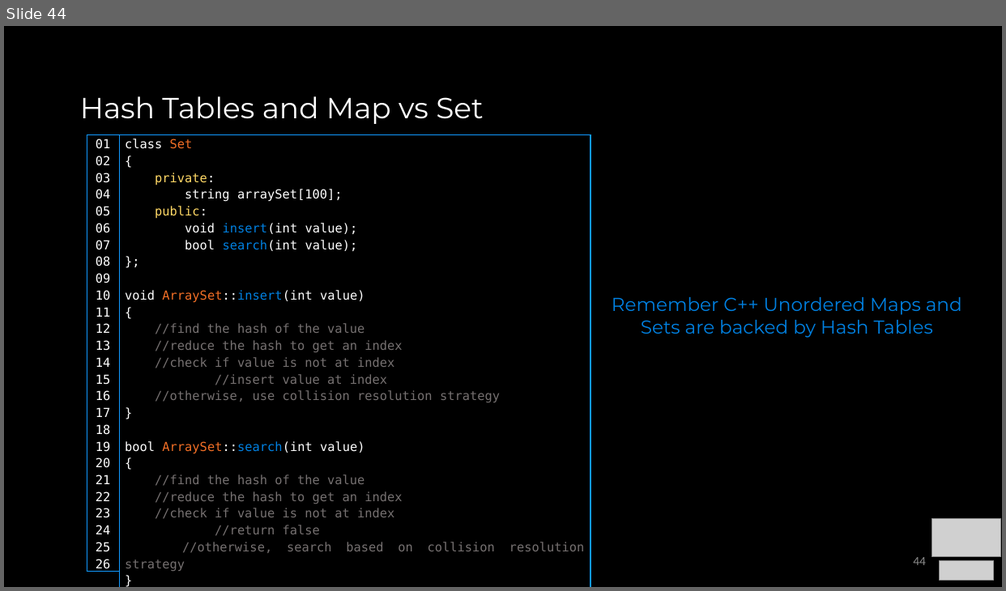
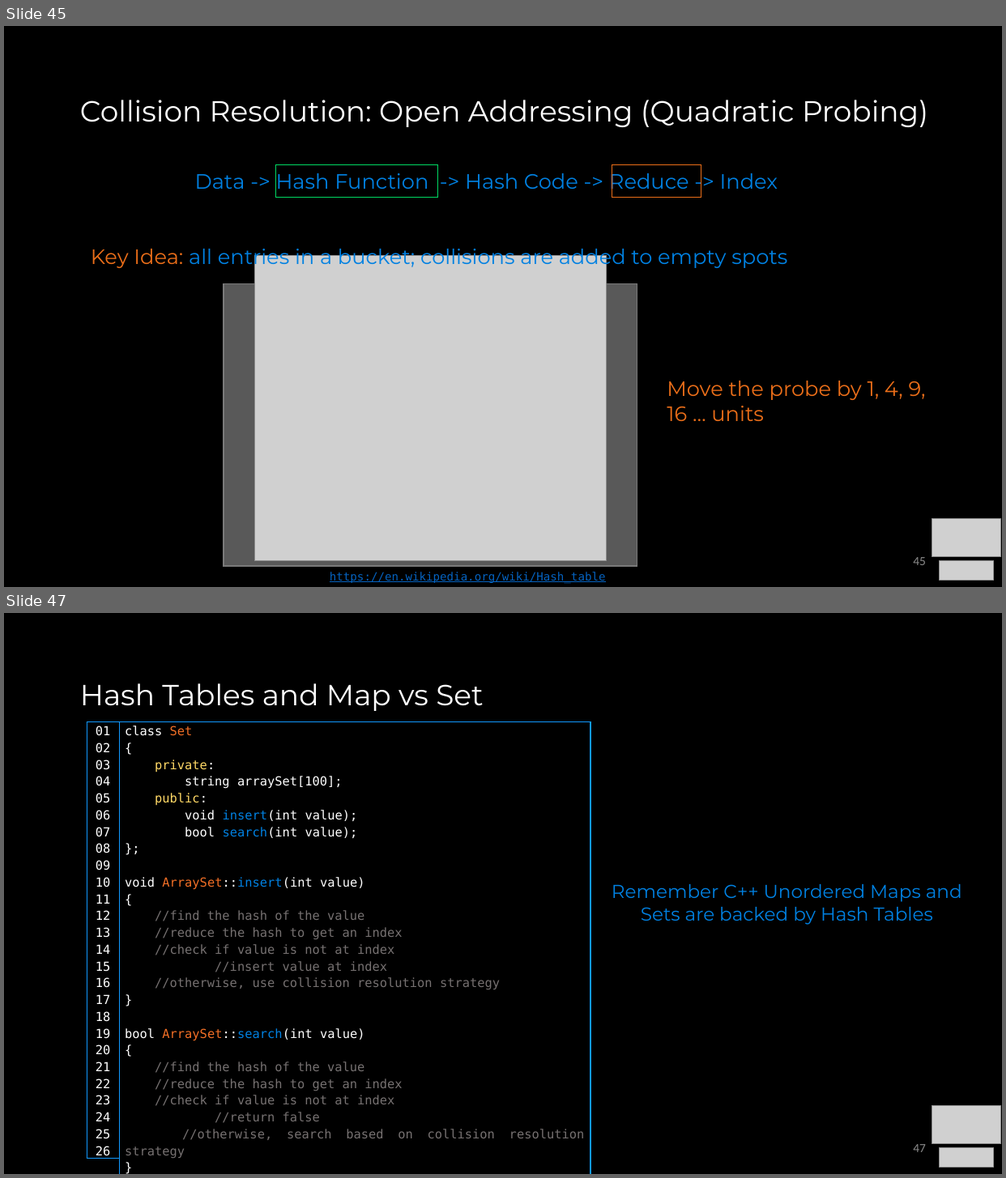
Before and after one commit to COP3530/Instructional-Content, a slide deck: Slides-PPT/7 - Sets, Maps, HashTables.pptx. Shown one above the other, each under a label of ours: slide 44 before the commit, slides 45 and 47 after it; the slides between them are not shown. The pictures are 1006x591 and 1006x1178 pixels, drawn with LibreOffice and Linux fonts; fonts in the diff are those of the drawing; grey boxes stand for pictures. Boxes give left, top, right and bottom in pixels: in the first picture for what was removed or moved away, otherwise in the second. Text is boxed around its words. In the diff, an @@ line names an element or a change of style, - is before the commit and + after.

Commit message:
sets updated collision resolution strategies

```diff
--- a/Slides-PPT/7 - Sets, Maps, HashTables.pptx
+++ b/Slides-PPT/7 - Sets, Maps, HashTables.pptx
@@ slide 45 added at (4,26,1002,587), background #000000 @@
@@ title added at (80,100,928,127), 28 pt, text #FFFFFF @@
+Collision Resolution: Open Addressing (Quadratic Probing)
@@ text added at (195,169,778,194), 20 pt, text #0081E2 @@
+Data -> Hash Function -> Hash Code -> Reduce -> Index
@@ rectangle added at (275,165,437,198), outline #00DA63 0.75 pt @@
@@ rectangle added at (612,165,701,198), outline #EB6E19 0.75 pt @@
@@ text added at (91,244,787,269), 20 pt, text #0081E2 @@
+Key Idea: all entries in a bucket; collisions are added to empty spots
@@ picture added at (255,256,607,561) @@
@@ rectangle added at (224,284,637,566), fill #595959, outline #7A7A7A 1 pt @@
@@ text added at (667,381,926,421), 20 pt, text #EB6E19 @@
+Move the probe by 1, 4, 9, 16 … units
@@ picture added at (932,519,1001,557) @@
@@ page number added at (913,557,926,565), 12 pt, text #8C8C8C @@
+45
@@ text added at (330,572,606,584), 11 pt, text #0563C1, underline @@
+https://en.wikipedia.org/wiki/Hash_table
@@ picture added at (939,561,994,581) @@
@@ what was slide 44 is now slide 47 @@
@@ page number at (913,1144,926,1152): text changed @@
-44
+47
```
Also in this commit, not shown: 1 slide changed, 3 other slides added, 1 slide removed.
